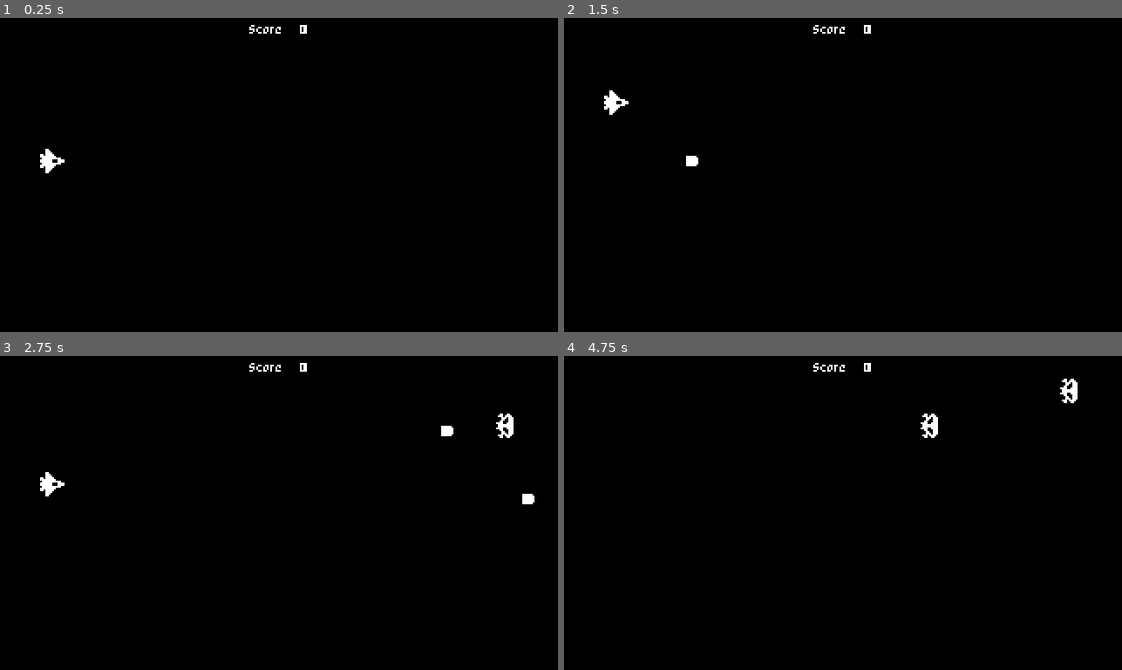
Above: before the commit, frames 1-4 (two rows, left to right).
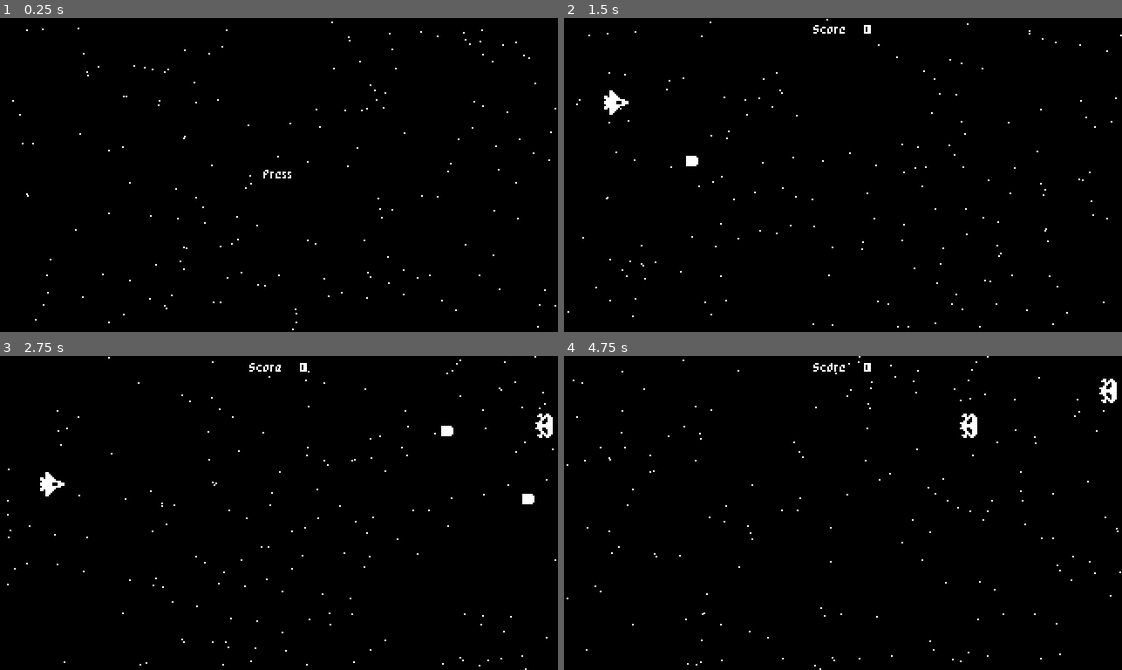
Above: after the commit, the same moments.

Repository: defvova/space_shooter
Game: Godot game, scene res://src/Levels/StartMenu.tscn
The game is run twice, just before and just after one commit, with the same random seed, the same clock (stepped at 60 frames per second) and the same inputs. Before the commit the project starts from res://src/Levels/Level.tscn.
Inputs (mouse positions are in pixels of both pictures, inside the frame that each line leads up to):
- Up to frame 1 (0.25 s): no input
- Up to frame 2 (1.5 s): click (843, 175) at 0.5 s, where only the run after the commit has a clickable "Press"; tap Enter (ui_accept) at 1.25 s; hold Up (ui_up) from 1.28 s (still down)
- Up to frame 3 (2.75 s): tap Enter (ui_accept) at 1.52, 2.27 s; release Up (ui_up) at 2.03 s; hold Down (ui_down) from 2.03 s (still down)
- Up to frame 4 (4.75 s): release Down (ui_down) at 2.78 s; hold Up (ui_up) 2.78-4.28 s; tap Enter (ui_accept) at 3.77, 4.52 s; hold Down (ui_down) from 4.28 s (still down)

The runs differ from the first frame. In frame 1, 0.6% of the frame differs, in the area x 2-100%, y 1-100%; in frame 2, 0.3%; in frame 3, 0.6%; in frame 4, 0.9%, in the area x 0-100%, y 0-100%.

Commit message:
Add start menu

Diff:
--- a/project.godot
+++ b/project.godot
@@ -16,7 +16,7 @@
 [application]
 
 config/name="space_shooter"
-run/main_scene="res://src/Levels/Level.tscn"
+run/main_scene="res://src/Levels/StartMenu.tscn"
 config/icon="res://icon.png"
 
 [autoload]
--- a/src/Levels/Level.tscn
+++ b/src/Levels/Level.tscn
@@ -4,17 +4,7 @@
 [ext_resource path="res://src/Actors/Enemy/EnemySpawner.tscn" type="PackedScene" id=2]
 [ext_resource path="res://src/Levels/Level.gd" type="Script" id=3]
 [ext_resource path="res://assets/PixelRPG.ttf" type="DynamicFontData" id=4]
-
-[sub_resource type="ParticlesMaterial" id=1]
-emission_shape = 2
-emission_box_extents = Vector3( 1, 90, 1 )
-flag_disable_z = true
-spread = 0.0
-gravity = Vector3( 0, 0, 0 )
-initial_velocity = -100.0
-initial_velocity_random = 0.5
-orbit_velocity = 0.0
-orbit_velocity_random = 0.0
+[ext_resource path="res://src/Levels/StarParticle.tscn" type="PackedScene" id=5]
 
 [sub_resource type="DynamicFont" id=2]
 size = 6
@@ -34,16 +24,7 @@
 "_edit_use_anchors_": false
 }
 
-[node name="StarParticle" type="Particles2D" parent="."]
-visible = false
-position = Vector2( 320, 90 )
-amount = 200
-lifetime = 5.0
-preprocess = 7.0
-process_material = SubResource( 1 )
-__meta__ = {
-"_edit_lock_": true
-}
+[node name="StarParticle" parent="." instance=ExtResource( 5 )]
 
 [node name="Player" parent="." instance=ExtResource( 1 )]
 position = Vector2( 30, 82 )
@@ -59,5 +40,6 @@
 align = 1
 valign = 1
 __meta__ = {
+"_edit_lock_": true,
 "_edit_use_anchors_": false
 }
--- /dev/null
+++ b/src/Levels/StarParticle.tscn
@@ -0,0 +1,22 @@
+[gd_scene load_steps=2 format=2]
+
+[sub_resource type="ParticlesMaterial" id=1]
+emission_shape = 2
+emission_box_extents = Vector3( 1, 90, 1 )
+flag_disable_z = true
+spread = 0.0
+gravity = Vector3( 0, 0, 0 )
+initial_velocity = -100.0
+initial_velocity_random = 0.5
+orbit_velocity = 0.0
+orbit_velocity_random = 0.0
+
+[node name="StarParticle" type="Particles2D"]
+position = Vector2( 320, 90 )
+amount = 200
+lifetime = 5.0
+preprocess = 7.0
+process_material = SubResource( 1 )
+__meta__ = {
+"_edit_lock_": true
+}
--- /dev/null
+++ b/src/Levels/StartMenu.gd
@@ -0,0 +1,4 @@
+extends Node
+
+func _on_Button_pressed() -> void:
+	get_tree().change_scene("res://src/Levels/Level.tscn")
--- /dev/null
+++ b/src/Levels/StartMenu.tscn
@@ -0,0 +1,47 @@
+[gd_scene load_steps=6 format=2]
+
+[ext_resource path="res://src/Levels/StartMenu.gd" type="Script" id=1]
+[ext_resource path="res://assets/PixelRPG.ttf" type="DynamicFontData" id=2]
+[ext_resource path="res://src/Levels/StarParticle.tscn" type="PackedScene" id=3]
+
+[sub_resource type="StyleBoxEmpty" id=1]
+
+[sub_resource type="DynamicFont" id=2]
+size = 6
+font_data = ExtResource( 2 )
+
+[node name="StartMenu" type="Node"]
+script = ExtResource( 1 )
+
+[node name="Background" type="ColorRect" parent="."]
+anchor_right = 1.0
+anchor_bottom = 1.0
+color = Color( 0, 0, 0, 1 )
+__meta__ = {
+"_edit_lock_": true,
+"_edit_use_anchors_": false
+}
+
+[node name="StarParticle" parent="." instance=ExtResource( 3 )]
+
+[node name="Button" type="Button" parent="."]
+light_mask = 0
+anchor_left = 0.5
+anchor_top = 0.5
+anchor_right = 0.5
+anchor_bottom = 0.5
+margin_left = -42.0
+margin_top = -10.0
+margin_right = 42.0
+margin_bottom = 10.0
+custom_styles/hover = SubResource( 1 )
+custom_styles/pressed = SubResource( 1 )
+custom_styles/focus = SubResource( 1 )
+custom_styles/normal = SubResource( 1 )
+custom_fonts/font = SubResource( 2 )
+text = "Press"
+__meta__ = {
+"_edit_lock_": true,
+"_edit_use_anchors_": false
+}
+[connection signal="pressed" from="Button" to="." method="_on_Button_pressed"]
